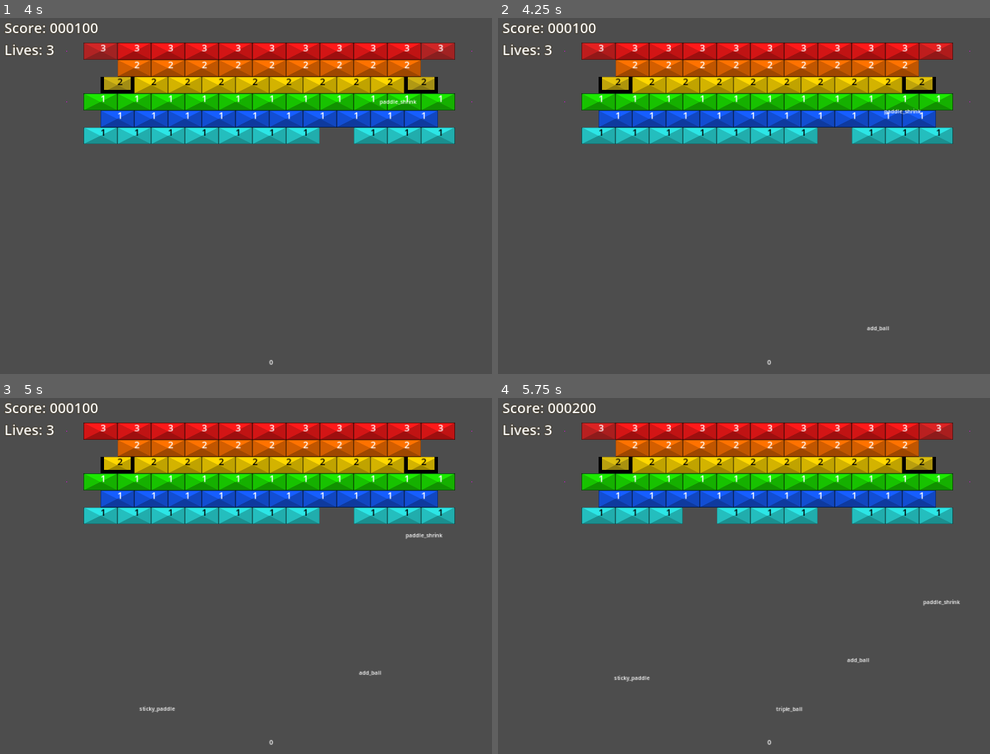
Above: before the commit, frames 1-4 (two rows, left to right).
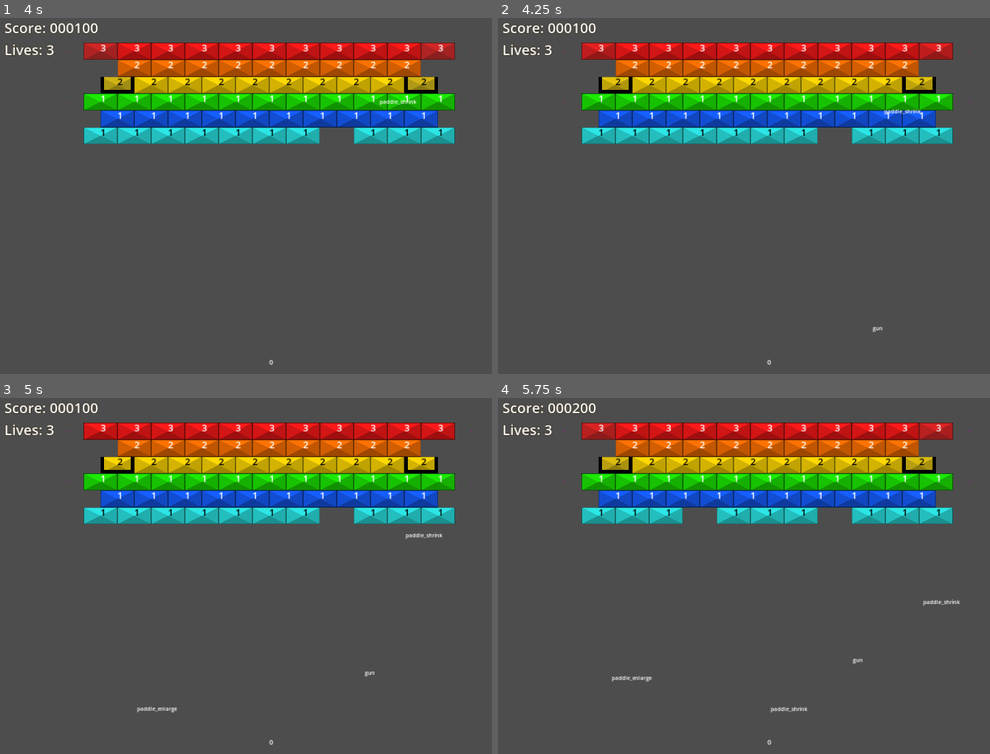
Above: after the commit, the same moments.

Repository: O-39889/brickout
Game: Godot game, scene res://scenes/main_level.tscn
Same seed, same stepped clock (60 frames per second), same inputs: the game is played once before the commit and once after it.
Inputs (mouse positions are in pixels of both pictures, inside the frame that each line leads up to):
- Up to frame 1 (4 s): move the mouse to (300, 188) at 0.52 s; click (300, 188) at 0.67 s; move the mouse to (241, 192) at 1.27 s; click (241, 192) at 1.42 s; move the mouse to (280, 185) at 2.02 s; click (280, 185) at 2.17 s; move the mouse to (260, 196) at 2.77 s; click (260, 196) at 2.92 s; move the mouse to (309, 196) at 3.52 s; click (309, 196) at 3.67 s
- Up to frame 2 (4.25 s): tap F1 (debug_1) at 4.15 s
- Up to frame 3 (5 s): move the mouse to (226, 568) at 4.27 s; click (226, 568) at 4.42 s; tap F2 (debug_2) at 4.9 s
- Up to frame 4 (5.75 s): move the mouse to (773, 572) at 5.02 s; click (773, 572) at 5.17 s; tap F3 (debug_3) at 5.65 s

Frame 1 is identical in both runs. In frame 2, less than 0.1% of the frame differs, in the area x 74-80%, y 86-89%; in frame 3, 0.1%; in frame 4, 0.2%, in the area x 23-76%, y 73-89%.

Commit message:
Kind of implement a gun power-up as well
With placeholder assets and everything stillвЂ¦

Diff:
--- a/scripts/Level.gd
+++ b/scripts/Level.gd
@@ -160,13 +160,13 @@
 	if event.is_action_pressed("debug_restart"):
 		get_tree().reload_current_scene();
 	if event.is_action_pressed("debug_1"):
-		powerup_component._request_powerup('add_ball',
+		powerup_component._request_powerup('gun',
 			paddle.position - Vector2(0, 69));
 	if event.is_action_pressed("debug_2"):
-		powerup_component._request_powerup('sticky_paddle',
+		powerup_component._request_powerup('paddle_enlarge',
 			paddle.position - Vector2(0, 69));
 	if event.is_action_pressed('debug_3'):
-		powerup_component._request_powerup('triple_ball',
+		powerup_component._request_powerup('paddle_shrink',
 			paddle.position - Vector2(0, 69));
 	if event.is_action_pressed('debug_4'):
 		Engine.time_scale = 1.0 if is_equal_approx(Engine.time_scale, 0.02) else 0.02;
--- a/scripts/Paddle.gd
+++ b/scripts/Paddle.gd
@@ -41,6 +41,11 @@
 const PADDLE_HEIGHT : float = 40;
 const BALL_RELEASE_COOLDOWN_MAX : float = 0.15;
 const BALL_AUTO_RELEASE_INTERVAL : float = BALL_RELEASE_COOLDOWN_MAX * 2;
+
+# the relative position of the left gun mounted on the paddle
+# (with 0 being the paddle's left edge and 1 being the paddle's right edge)
+# the relative position of the right gun would just be 1 - GUN_POS
+const GUN_POS : float = 0.15;
 
 
 var level : Node2D;
@@ -86,6 +91,14 @@
 				Globals.start_or_extend_timer(frozen_timer, FROZEN_TIME);
 				release_ephemeral_ball();
 				ball_auto_timer.start(BALL_AUTO_RELEASE_INTERVAL);
+
+var has_gun : bool = false;
+var gun_equipped : ProjectileAttributes = null;
+var ammo_left : int = 0;
+var left_gun : Node2D = null;
+var right_gun : Node2D = null;
+# Whether to shoot out of the left or out of the right gun next
+var left_right_toggle : bool = false;
 
 var width_idx := PaddleSize.PADDLE_SIZE_NORMAL;
 var width : float = PADDLE_SIZES[width_idx];
@@ -121,7 +134,7 @@
 	if not slip:
 		my_velocity = (position.x - last_tick_position.x) / delta;
 	last_tick_position = position;
-	$DebugLbl.text = String.num(my_velocity, 0);
+	$DebugLbl.text = String.num(ammo_left, 9);
 	$DebugLbl.global_position.x = 810;
 	if slip:
 		if absf(my_velocity) < 2.5:
@@ -144,6 +157,9 @@
 
 	position.x = clamp(position.x, width / 2, get_viewport_rect().size.x - width / 2);
 
+
+#region Width
+
 func set_width(idx: PaddleSize):
 	width = PADDLE_SIZES[idx];
 	hitbox.size.x = width;
@@ -155,6 +171,57 @@
 
 func shrink():
 	_change_size(false);
+
+#endregion
+
+
+func equip_gun(gun_type: Projectile.GunType):
+	reset_gun();
+	has_gun = true;
+	match gun_type:
+		Projectile.GunType.Regular:
+			gun_equipped = load("res://resources/projectiles/bullet.tres");
+			ammo_left = gun_equipped.amount;
+			left_gun = CollisionShape2D.new();
+			left_gun.disabled = true;
+			right_gun = CollisionShape2D.new();
+			right_gun.disabled = true;
+			var rect := RectangleShape2D.new();
+			rect.size = Vector2(15, 40);
+			left_gun.debug_color = Color.BISQUE;
+			right_gun.debug_color = Color.BISQUE;
+			left_gun.shape = rect;
+			right_gun.shape = rect;
+			add_child(left_gun);
+			add_child(right_gun);
+		Projectile.GunType.Rocket:
+			pass
+	set_gun_positions();
+
+
+func set_gun_positions():
+	if left_gun:
+		left_gun.position.x = -width / 2 + width * GUN_POS;
+		left_gun.position.y = -PADDLE_HEIGHT + 8;
+	if right_gun:
+		right_gun.position.x = -width / 2 + width * (1 - GUN_POS);
+		right_gun.position.y = -PADDLE_HEIGHT + 8;
+		right_gun.modulate = Color.BLACK;
+
+
+func reset_gun():
+	has_gun = false;
+	gun_equipped = null;
+	ammo_left = 0;
+	if left_gun:
+		remove_child(left_gun);
+		left_gun.queue_free();
+		left_gun = null;
+	if right_gun:
+		remove_child(right_gun);
+		right_gun.queue_free();
+		right_gun = null;
+	left_right_toggle = false;
 
 
 func release_ball(ball: Ball):
@@ -228,6 +295,7 @@
 		# when its size changes
 		b.position.x = remap(b.position.x, -old_width / 2, old_width / 2,
 		-width / 2, width / 2);
+	set_gun_positions();
 
 
 func _input(event: InputEvent):
@@ -251,12 +319,16 @@
 						release_ball(balls[0]);
 						ball_manual_timer.start(BALL_RELEASE_COOLDOWN_MAX);
 					elif event.button_index == MOUSE_BUTTON_RIGHT\
-					and event.pressed:
-						#slip = not slip;
+					and event.pressed and has_gun:
 						var bullet = load('res://scenes/bullet.tscn').instantiate();
-						bullet.position = global_position - Vector2(0, 40);
+						bullet.position.x = global_position.x - width / 2\
+						+ width * (1 - GUN_POS if left_right_toggle else GUN_POS);
+						bullet.position.y = global_position.y - PADDLE_HEIGHT - 10;
+						left_right_toggle = not left_right_toggle;
 						level.add_child(bullet);
-						pass
+						ammo_left -= 1;
+						if ammo_left == 0:
+							reset_gun();
 		PaddleState.Frozen:
 			## TODO: IDEA!!!
 			# MAKE IT SO THAT WHEN YOU FLICK THE MOUSE CURSOR REALLY FAST IT WILL
--- a/scripts/classes/Powerup.gd
+++ b/scripts/classes/Powerup.gd
@@ -14,6 +14,7 @@
 		&'add_points_100',
 		&'add_points_200',
 		&'add_points_500',
+		&'gun',
 		&'finish_level',
 	],
 	&'neutral': [
@@ -42,7 +43,7 @@
 	},
 	&'add_ball': {
 		&'name': 'Add Ball',
-		&'description': 'Adds another ball to the play. The ball starts attached to a paddle and must be released by clicking .',
+		&'description': 'Adds another ball to play. The ball starts attached to a paddle and must be released by clicking .',
 		&'points': 150,
 	},
 	&'triple_ball': {
@@ -72,18 +73,23 @@
 	},
 	&'add_points_100': {
 		&'name': '100 Points',
-		&'description': 'Adds 100 points to the counter. Earn 10 000 poins for an extra life!',
+		&'description': 'Adds 100 points to the counter. Earn 25 000 poins for an extra life!',
 		&'points': 100,
 	},
 	&'add_points_200': {
 		&'name': '200 Points',
-		&'description': 'Adds 200 points to the counter. Earn 10 000 poins for an extra life!',
+		&'description': 'Adds 200 points to the counter. Earn 25 000 poins for an extra life!',
 		&'points': 200,
 	},
 	&'add_points_500': {
 		&'name': '500 Points',
-		&'description': 'Adds 500 points to the counter. Earn 10 000 poins for an extra life!',
+		&'description': 'Adds 500 points to the counter. Earn 25 000 poins for an extra life!',
 		&'points': 500,
+	},
+	&'gun': {
+		&'name': 'Gun',
+		&'description': 'Mounts a gun on the paddle. The gun can shoot bullets to break the bricks, however, the ammo is limited.',
+		&'points': 250,
 	},
 	&'finish_level': {
 		&'name': 'Level Finish',
--- a/scripts/level_components/powerup_component.gd
+++ b/scripts/level_components/powerup_component.gd
@@ -115,6 +115,12 @@
 		if new_weights.has(&'acid_ball'):
 			new_weights[&'acid_ball'] *= 1.8;
 
+	if level.paddle.has_gun:
+		var guns := [&'gun'];
+		for id in guns:
+			if new_weights.has(id):
+				new_weights[id] /= 3;
+
 	if get_tree().get_nodes_in_group(&'destructible_bricks').size() <= 5:
 		new_weights[&'finish_level'] = 2.5; # idk just ballpark lol
 
@@ -144,7 +150,7 @@
 		cum_weight += weights[id];
 		if choice < cum_weight:
 			return id;
-	print('Houston, we have a big troublem: we are all out of IDs and weights!');
+	printerr('Houston, we have a big troublem: we are all out of IDs and weights!');
 	# just because you would complain about no return value otherwise
 	return weights.keys().pick_random();
 	# wait it wouldn't???
@@ -168,7 +174,7 @@
 		# if it fails (not a good powerup)
 		if not Powerup.POWERUP_POOL[&'good'].has(new_id):
 			# iterate over weights, reducing the weights of all
-			# non good powerup
+			# non good powerups
 			for id in weights:
 				if not Powerup.POWERUP_POOL[&'good'].has(id):
 					weights[id] /= 2.0;
@@ -241,13 +247,17 @@
 				#b.state = Ball.BallState.Acid;
 			## probably move to somewhere else
 			#Globals.start_or_extend_timer(level.timer_acid, level.ACID_TIME);
+		&'gun':
+			level.paddle.equip_gun(Projectile.GunType.Regular);
 		&'finish_level':
 			print('Win!');
+
 		# NEUTRAL
 		&'ball_speed_up':
 			Ball.increase_speed();
 		&'ball_slow_down':
 			Ball.decrease_speed();
+
 		# BAD
 		&'pop_ball':
 			var balls_arr : Array[Ball];
--- a/scripts/projectile.gd
+++ b/scripts/projectile.gd
@@ -1,4 +1,10 @@
 class_name Projectile extends CharacterBody2D;
+
+
+enum GunType {
+	Regular,
+	Rocket
+};
 
 
 ## Determines the amount of momentum that will be given to a ball
